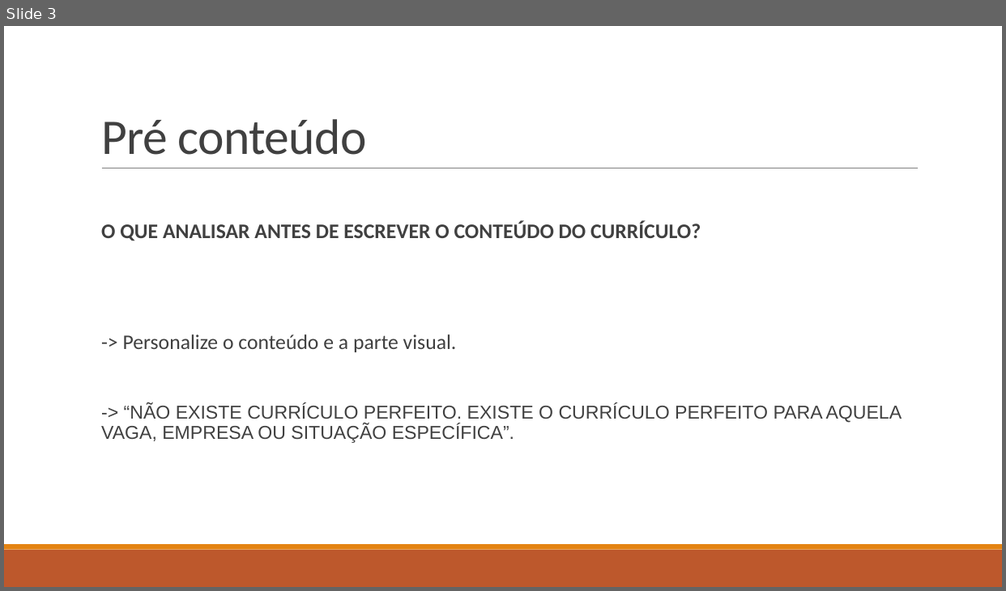
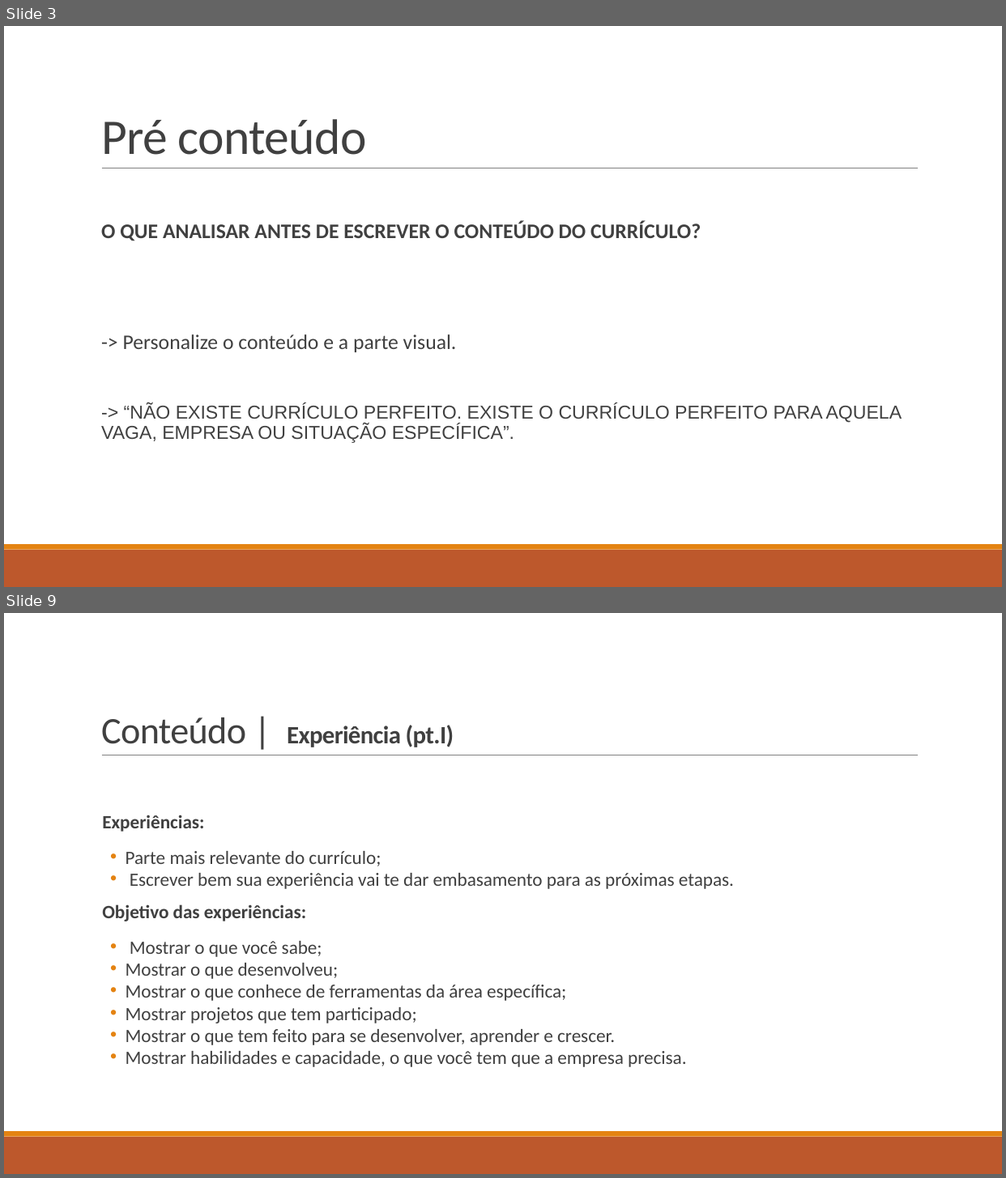
Before and after one commit to RaizaCirne/js-antes-do-react, a slide deck: Currículo, busca de vagas e candidaturas/#RESUMOCV121.pptx. Shown one above the other, each under a label of ours: slide 3 before the commit, slides 3 and 9 after it; the slides between them are not shown. The pictures are 1006x591 and 1006x1178 pixels, drawn with LibreOffice and Linux fonts; fonts in the diff are those of the drawing. Boxes give left, top, right and bottom in pixels: in the first picture for what was removed or moved away, otherwise in the second. Text is boxed around its words. In the diff, an @@ line names an element or a change of style, - is before the commit and + after.

```diff
--- a/Currículo, busca de vagas e candidaturas/#RESUMOCV121.pptx
+++ b/Currículo, busca de vagas e candidaturas/#RESUMOCV121.pptx
@@ slide 9 added at (x1=4, y1=613, x2=1002, y2=1174), background #FFFFFF; not listed: 3 template elements that a slide beside it also shows @@
@@ title added at (x1=101, y1=717, x2=454, y2=747), 24 pt, text #404040, bold @@
+Conteúdo | Experiência (pt.I)
@@ text added at (x1=102, y1=815, x2=734, y2=1067), 18.1 pt, text #404040 @@
+Experiências:
+  • Parte mais relevante do currículo;
+  • Escrever bem sua experiência vai te dar embasamento para as próximas etapas.
+Objetivo das experiências:
+  • Mostrar o que você sabe;
+  • Mostrar o que desenvolveu;
+  • Mostrar o que conhece de ferramentas da área específica;
+  • Mostrar projetos que tem participado;
+  • Mostrar o que tem feito para se desenvolver, aprender e crescer.
+  • Mostrar habilidades e capacidade, o que você tem que a empresa precisa.
```
Also in this commit, not shown: 4 slides changed, 3 other slides added, 2 slides removed.
